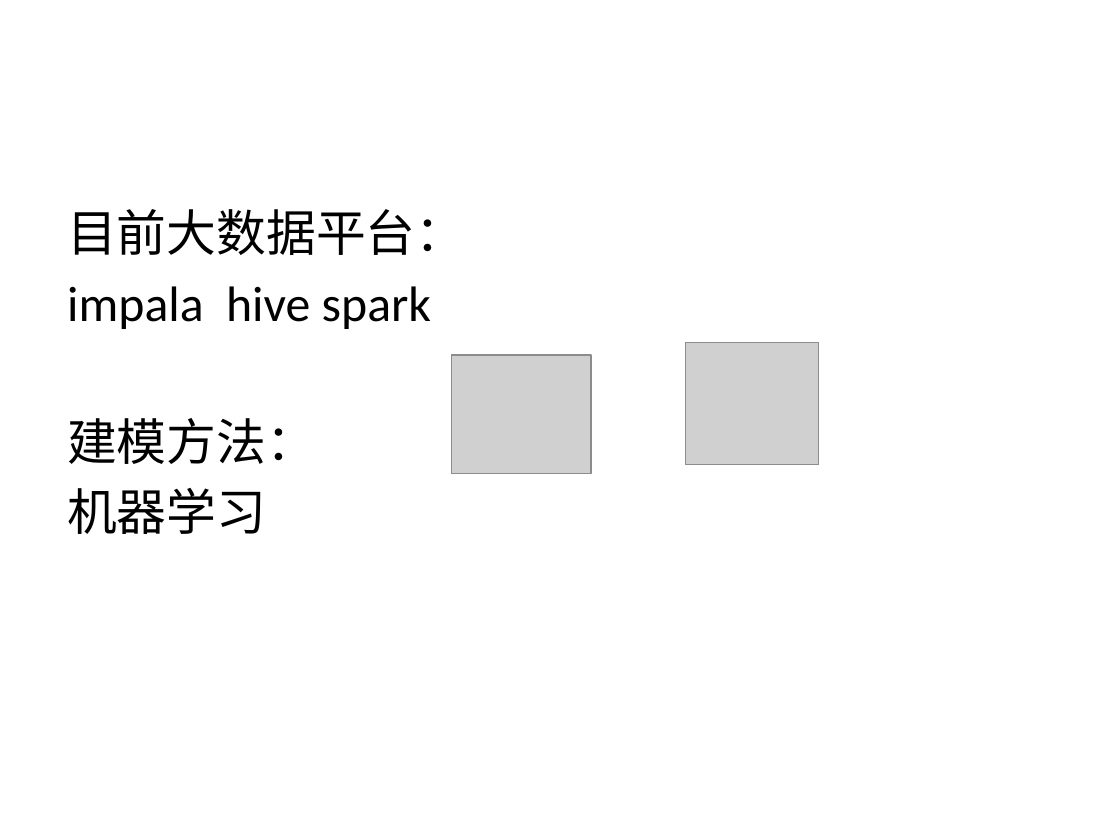
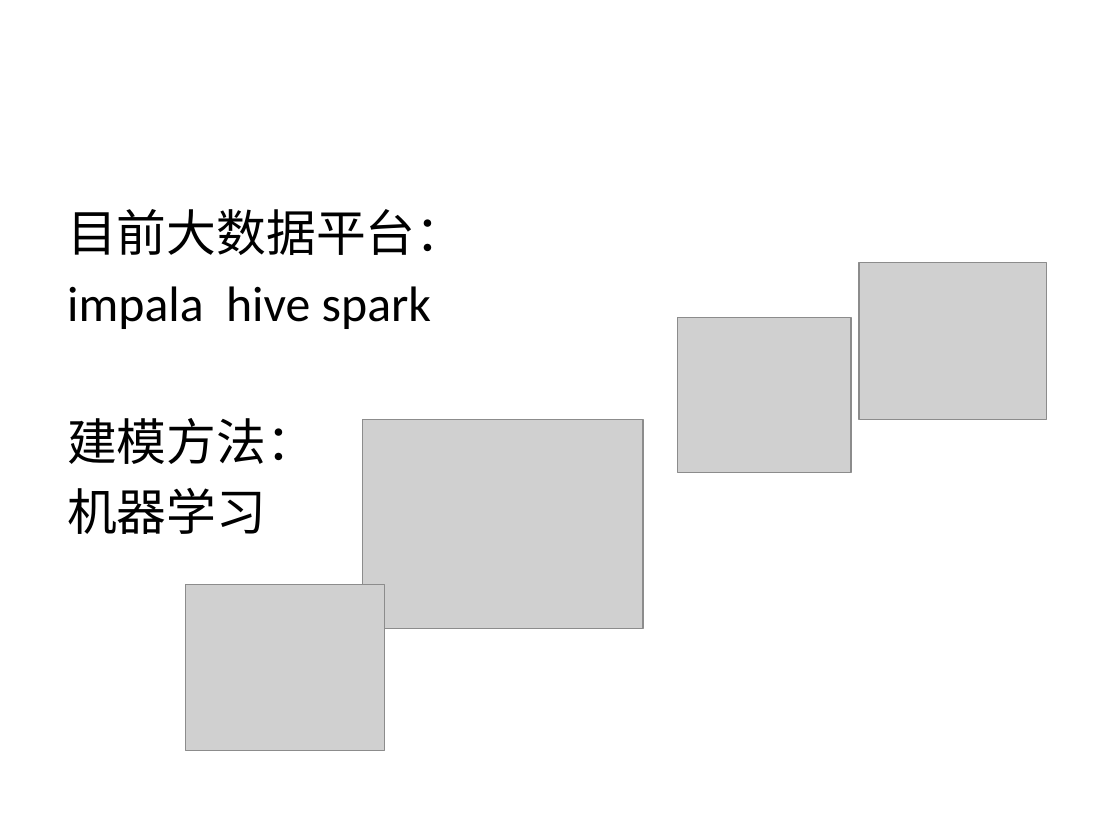
Before and after one commit to tusonggao/wwjjttbb_jk, a slide deck: slide 4 of 2018_12_16/客户智能分层需求说明.pptx (slide 3 before the commit). Drawn at 1120x840 pixels with LibreOffice and Linux fonts; fonts in the diff are those of the drawing; grey boxes stand for pictures; background and template pictures are left out. Boxes give left, top, right and bottom in pixels: in the first picture for what was removed or moved away, otherwise in the second. Text is boxed around its words. In the diff, an @@ line names an element or a change of style, - is before the commit and + after.

```diff
--- a/2018_12_16/客户智能分层需求说明.pptx
+++ b/2018_12_16/客户智能分层需求说明.pptx
@@ picture added at (x1=859, y1=263, x2=1046, y2=420) @@
@@ picture resized from (x1=685, y1=343, x2=819, y2=465) to (x1=678, y1=317, x2=851, y2=472) @@
@@ picture removed at (x1=451, y1=355, x2=591, y2=474) @@
@@ picture added at (x1=363, y1=420, x2=643, y2=629) @@
@@ picture added at (x1=186, y1=585, x2=385, y2=750) @@
```
Also in this commit, not shown: 3 other slides changed, 7 slides added.
